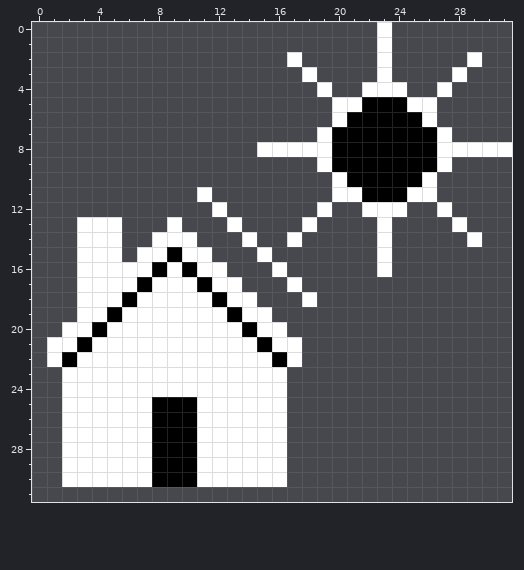
Edited in one commit: pixel-art sprite (icons/Solar2.png). Above is the file before it was changed.
The file is 32x32 pixels.
Once edited:
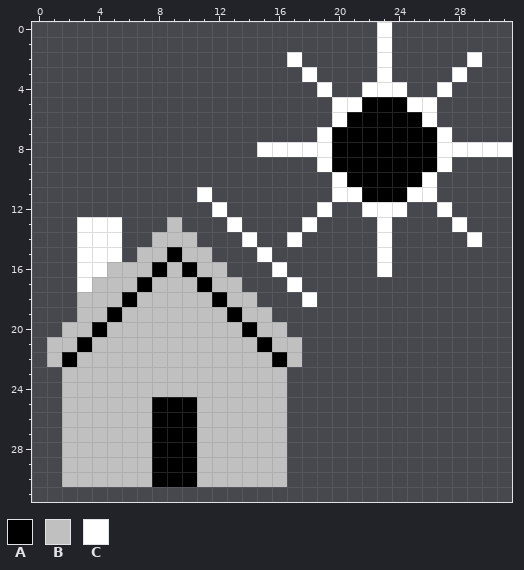
Palette (. is transparent): A #000000  B #c0c0c0  C #ffffff
What changed:
y 13: x 9 C -> B
y 14: x 8..10 CCC -> BBB
y 15: x 7..8 CC -> BB; x 10..11 CC -> BB
y 16: x 5..7 CCC -> BBB; x 9 C -> B; x 11..12 CC -> BB
y 17: x 4..6 CCC -> BBB; x 8..10 CCC -> BBB; x 12..13 CC -> BB
y 18: x 3..5 CCC -> BBB; x 7..11 CCCCC -> BBBBB; x 13..14 CC -> BB
y 19: x 3..4 CC -> BB; x 6..12 CCCCCCC -> BBBBBBB; x 14..15 CC -> BB
y 20: x 2..3 CC -> BB; x 5..13 CCCCCCCCC -> BBBBBBBBB; x 15..16 CC -> BB
y 21: x 1..2 CC -> BB; x 4..14 CCCCCCCCCCC -> BBBBBBBBBBB; x 16..17 CC -> BB
y 22: x 1 C -> B; x 3..15 CCCCCCCCCCCCC -> BBBBBBBBBBBBB; x 17 C -> B
y 23..24: x 2..16 CCCCCCCCCCCCCCC -> BBBBBBBBBBBBBBB
y 25..30: x 2..7 CCCCCC -> BBBBBB; x 11..16 CCCCCC -> BBBBBB
Changed places in both pictures, as pixel boxes (x1, y1, x2, y2):
changed: (47, 217, 302, 487)
